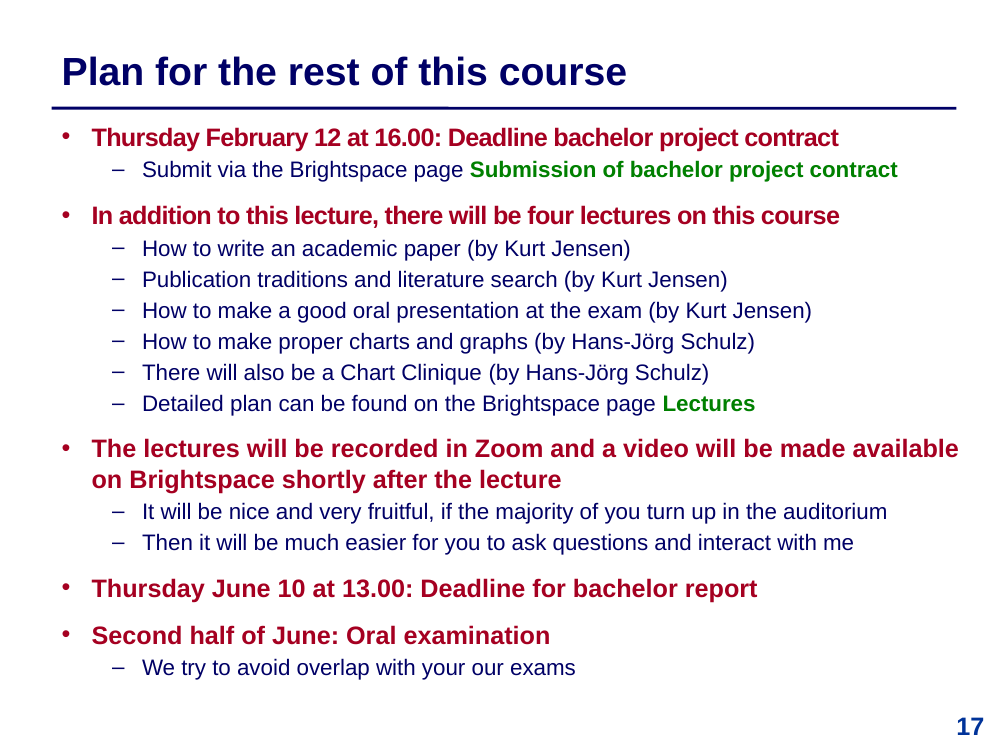
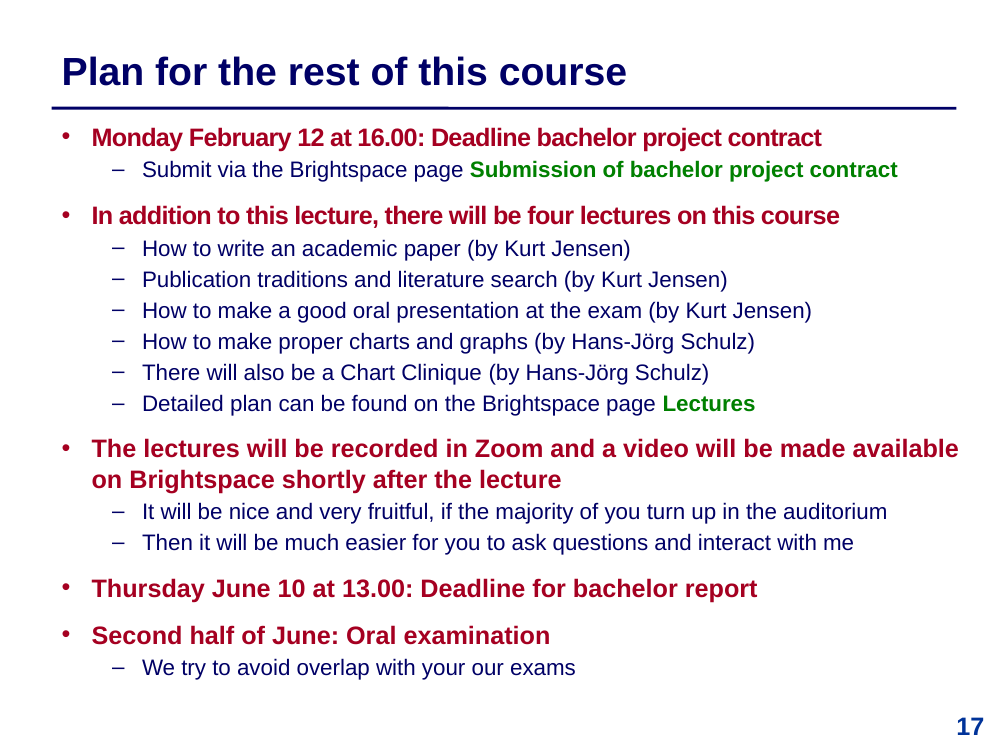
Before and after one commit to IntProgAU/Materiale, a slide deck: slide 17 of web/b24/1 Bachelor Contract .pptx. Drawn at 1008x756 pixels with LibreOffice and Linux fonts; fonts in the diff are those of the drawing. Boxes give left, top, right and bottom in pixels: in the first picture for what was removed or moved away, otherwise in the second. Text is boxed around its words. In the diff, an @@ line names an element or a change of style, - is before the commit and + after.

```diff
--- a/web/b24/1 Bachelor Contract .pptx
+++ b/web/b24/1 Bachelor Contract .pptx
@@ text at [92, 127, 822, 151]: text changed @@
-  • Thursday February 12 at 16.00: Deadline bachelor project contract
+  • Monday February 12 at 16.00: Deadline bachelor project contract
```
Also in this commit, not shown: 1 other slide changed.
